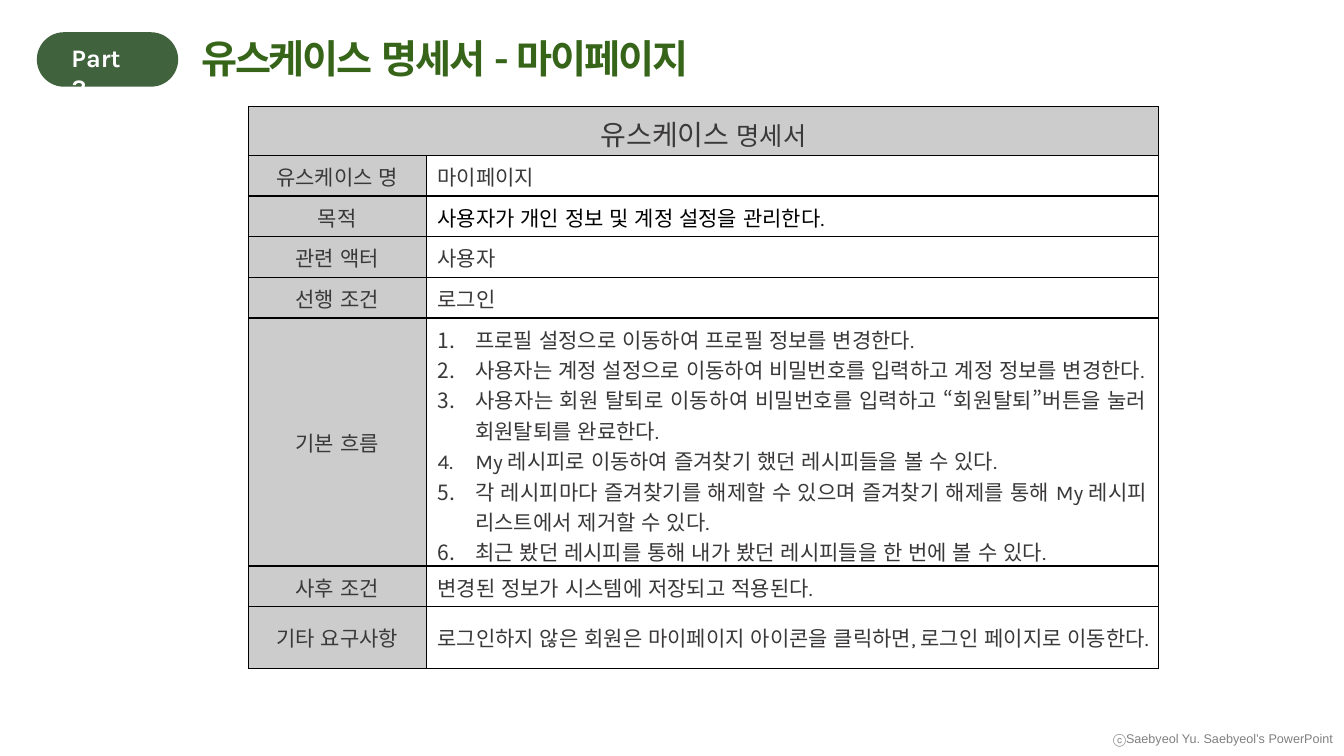
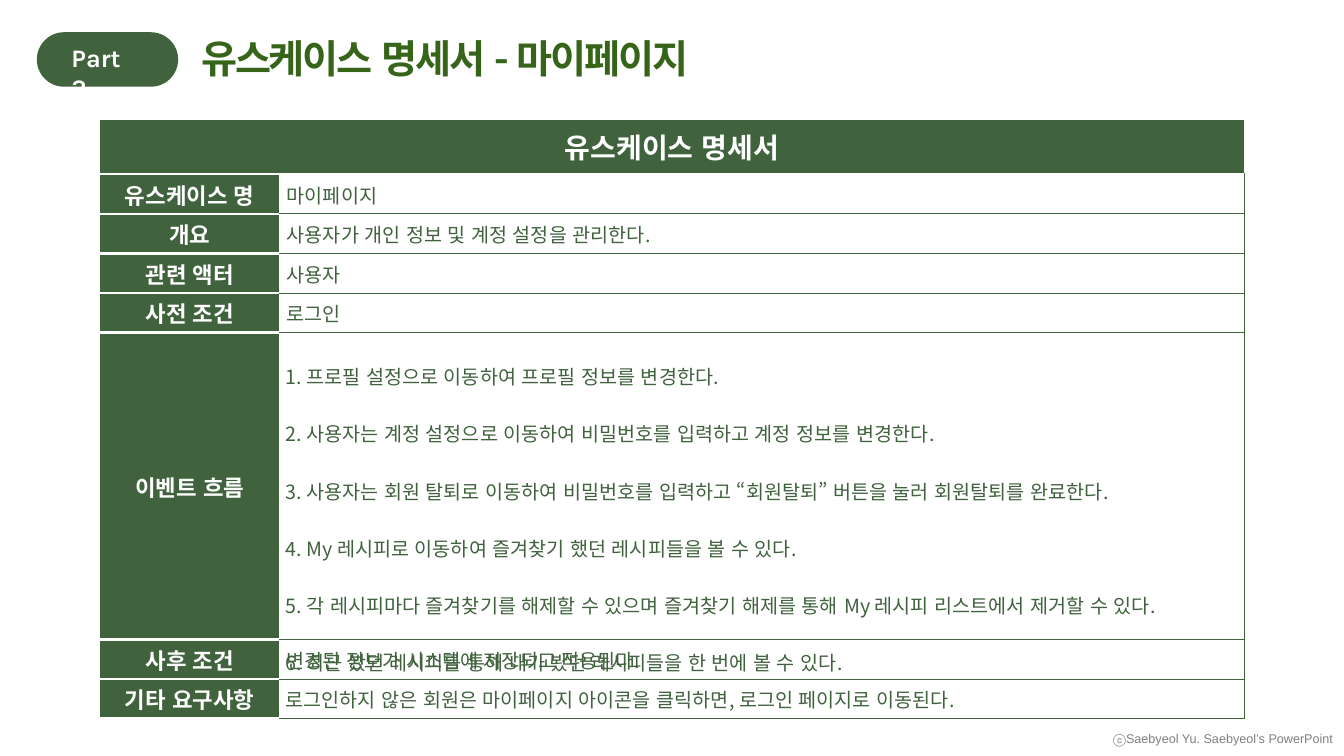
Before and after one commit to Yoon-jae-min/UsecaseDiagram, a slide deck: slide 16 of 수정/2조 요구사항 확인, 유스케이스(발표).pptx. Drawn at 1344x756 pixels with LibreOffice and Linux fonts; fonts in the diff are those of the drawing. Boxes give left, top, right and bottom in pixels: in the first picture for what was removed or moved away, otherwise in the second. Text is boxed around its words. In the diff, an @@ line names an element or a change of style, - is before the commit and + after.

```diff
--- a/수정/2조 요구사항 확인, 유스케이스(발표).pptx
+++ b/수정/2조 요구사항 확인, 유스케이스(발표).pptx
@@ table at <box>99,119,1245,719</box> @@
-row 3, column 1: 목적
+row 3, column 1: 개요
-row 5, column 1: 선행 조건
+row 5, column 1: 사전 조건
-row 6, column 1: 기본 흐름
+row 6, column 1: 이벤트 흐름
-row 6, column 2: 프로필 설정으로 이동하여 프로필 정보를 변경한다. / 사용자는 계정 설정으로 이동하여 비밀번호를 입력하고 계정 정보를 변경한다. / 사용자는 회원 탈퇴로 이동하여 비밀번호를 입력하고 “회원탈퇴”버튼을 눌러 회원탈퇴를 완료한다. / My 레시피로 이동하여 즐겨찾기 했던 레시피들을 볼 수 있다. / 각 레시피마다 즐겨찾기를 해제할 수 있으며 즐겨찾기 해제를 통해 My 레시피 리스트에서 제거할 수 있다. / 최근 봤던 레시피를 통해 내가 봤던 레시피들을 한 번에 볼 수 있다.
+row 6, column 2: 1. 프로필 설정으로 이동하여 프로필 정보를 변경한다. / 2. 사용자는 계정 설정으로 이동하여 비밀번호를 입력하고 계정 정보를 변경한다. / 3. 사용자는 회원 탈퇴로 이동하여 비밀번호를 입력하고 “회원탈퇴” 버튼을 눌러 회원탈퇴를 완료한다. / 4. My 레시피로 이동하여 즐겨찾기 했던 레시피들을 볼 수 있다. / 5. 각 레시피마다 즐겨찾기를 해제할 수 있으며 즐겨찾기 해제를 통해 My 레시피 리스트에서 제거할 수 있다. / 6. 최근 봤던 레시피를 통해 내가 봤던 레시피들을 한 번에 볼 수 있다.
-row 8, column 2: 로그인하지 않은 회원은 마이페이지 아이콘을 클릭하면, 로그인 페이지로 이동한다.
+row 8, column 2: 로그인하지 않은 회원은 마이페이지 아이콘을 클릭하면, 로그인 페이지로 이동된다.
@@ fill #CCCCCC to #40623D in 8 cells @@
@@ size 18 to 20 pt in "명세서" @@
@@ text colour #3A3838 to #FFFFFF, bold on in "유스케이스 명세서", "유스케이스 명", "관련 액터", "사후 조건" and 1 more places @@
@@ size 15 to 16 pt in "유스케이스 명", "관련 액터", "사후 조건", "기타 요구사항" @@
@@ font Karla to Noto Sans CJK KR in "유스케이스 명", "마이페이지", "사용자가 개인 정보 및 계정 설정을 관리한다.", "관련 액터" and 5 more places @@
@@ size 15 to 14 pt in "마이페이지", "사용자가 개인 정보 및 계정 설정을 관리한다.", "사용자", "로그인" and 1 more places @@
@@ text colour #3A3838 to #40623D in "마이페이지", "사용자", "로그인", "변경된 정보가 시스템에 저장되고 적용된다." @@
@@ text colour #000000 to #40623D in "사용자가 개인 정보 및 계정 설정을 관리한다." @@
@@ list level 2 to 1 in "유스케이스 명세서" @@
@@ list level 2 to 1 in "유스케이스 명" @@
@@ list level 2 to 1 in "마이페이지" @@
@@ list level 2 to 1 in "관련 액터" @@
@@ list level 2 to 1 in "사용자" @@
@@ list level 2 to 1 in "로그인" @@
@@ list level 2 to 1 in "사후 조건" @@
@@ list level 2 to 1 in "변경된 정보가 시스템에 저장되고 적용된다." @@
@@ list level 2 to 1 in "기타 요구사항" @@
@@ borders changed @@
@@ table: place and size @@
-table at <box>248,107,1158,685</box>
+table at <box>99,119,1245,719</box>
```
Also in this commit, not shown: 15 other slides changed.
